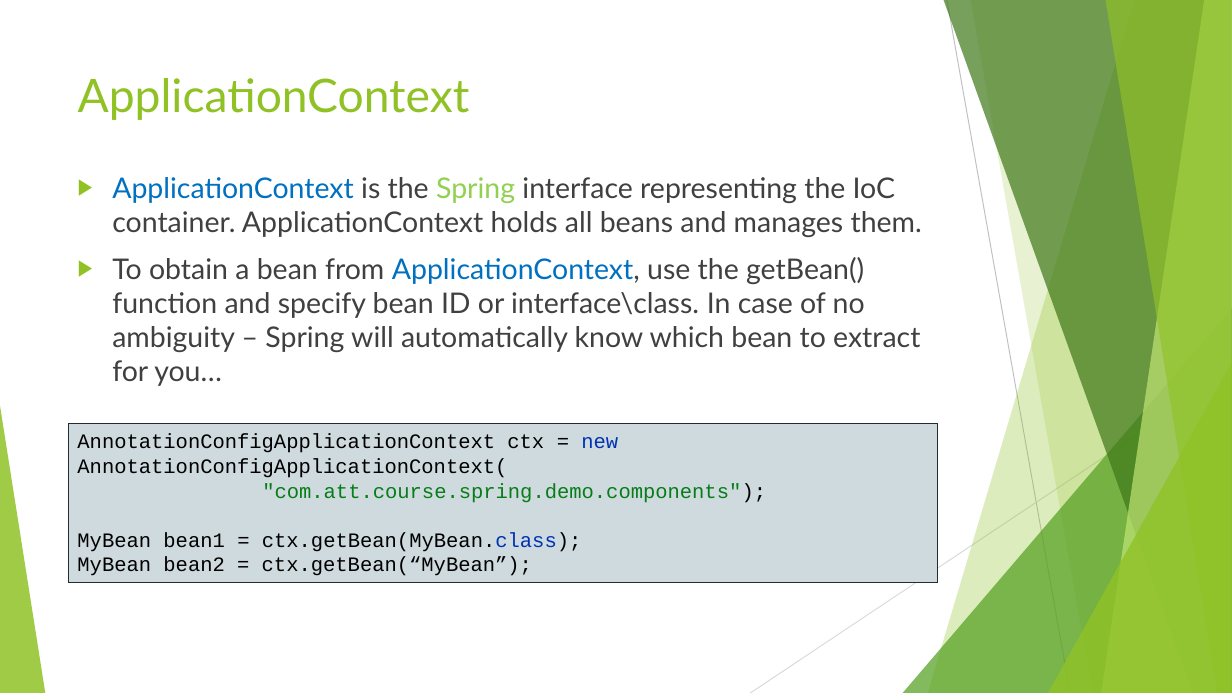
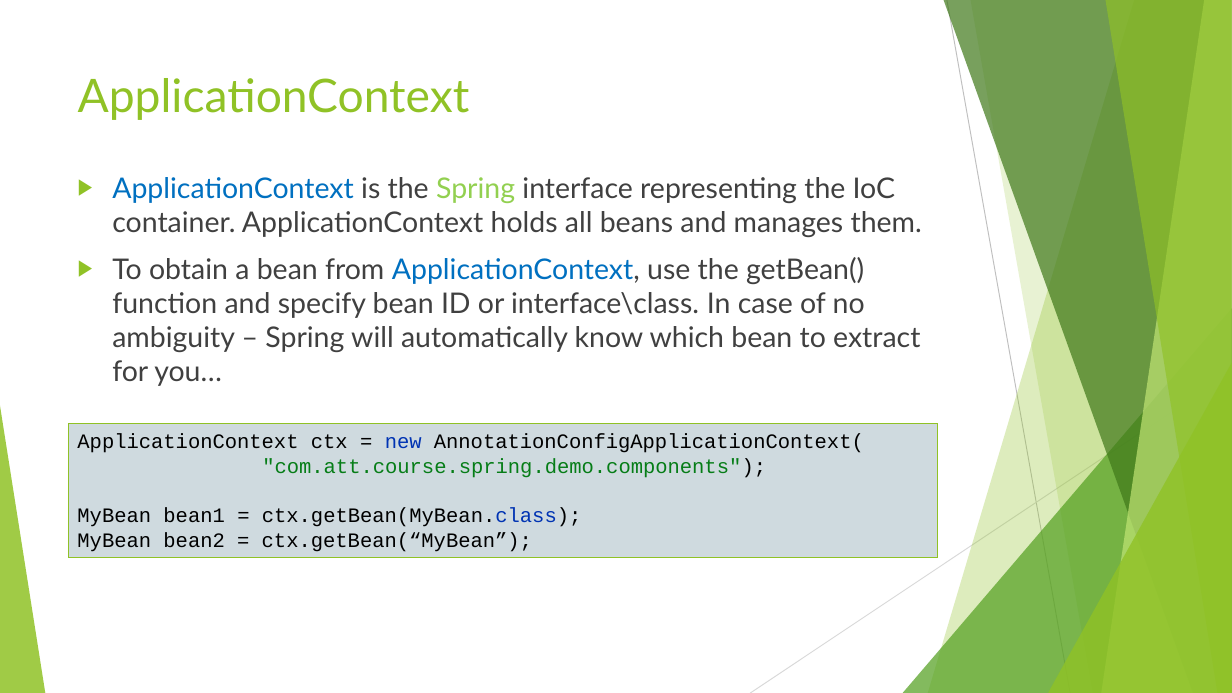
Before and after one commit to ybensman/SpringDemo, a slide deck: slide 20 of Spring_Beginners_1_SpringBootAndCore.pptx (slide 17 before the commit). Drawn at 1232x693 pixels with LibreOffice and Linux fonts; fonts in the diff are those of the drawing. Boxes give left, top, right and bottom in pixels: in the first picture for what was removed or moved away, otherwise in the second. Text is boxed around its words. In the diff, an @@ line names an element or a change of style, - is before the commit and + after.

```diff
--- a/Spring_Beginners_1_SpringBootAndCore.pptx
+++ b/Spring_Beginners_1_SpringBootAndCore.pptx
@@ rectangle "ApplicationContext ctx = new AnnotationConfigApplicationCont ...": place and size @@
-rectangle "ApplicationContext ctx = new AnnotationConfigApplicationCont ..." at [68, 424, 937, 583]
+rectangle "ApplicationContext ctx = new AnnotationConfigApplicationCont ..." at [68, 424, 937, 558]
@@ rectangle "ApplicationContext ctx = new AnnotationConfigApplicationCont ..." at [68, 424, 937, 558]: outline #212D32 0.75 pt to #90C226 0.75 pt @@
@@ text in rectangle at [77, 434, 864, 453]: text changed @@
-AnnotationConfigApplicationContext ctx = new AnnotationConfigApplicationContext(
+ApplicationContext ctx = new AnnotationConfigApplicationContext(
```
Also in this commit, not shown: 7 other slides changed, 3 slides added, 1 slide removed.
